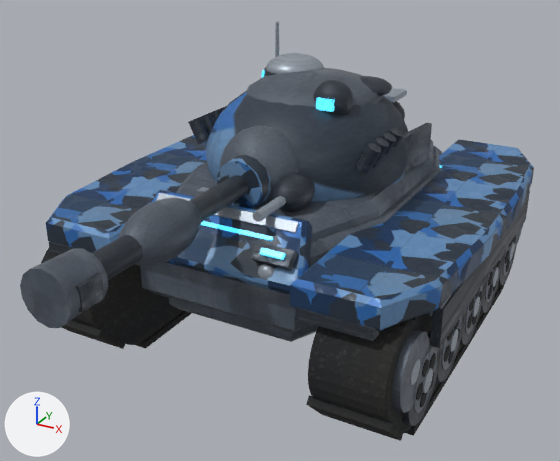
Before and after pictures for a commit that changed the glTF model public/assets/units/sabre-medium-tank.glb.
One viewpoint serves both versions: a 50 mm camera at (4.49, -8.98, 5.5) aimed at (0.11, -1.03, 1.52). The lights are fixed; the arrows at lower left show +X, +Y and +Z. The first picture is the older version. Where no turn or scale is listed for an object, it has been applied to the vertices. Vertices at exactly the same position are counted once.

In view in the first picture: 'bow_glow', 'fender', 'suspension_beam', 'track_belt', 'wheel_hub_0', 'wheel_rim_0'.
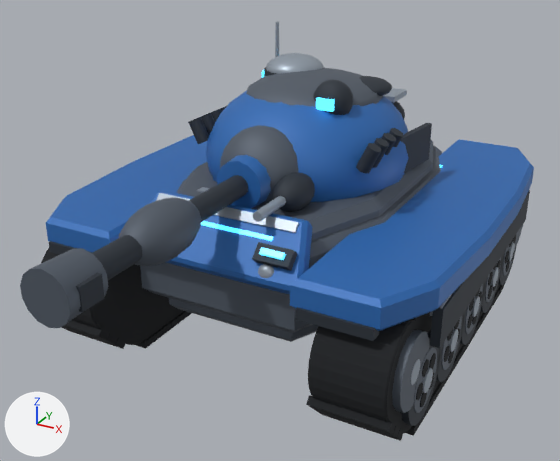
Pixel boxes [x1, y1, x2, y2] of what changed, in the pictures (560 x 461 px):
```json
{"object": "fender", "change": "surface changed", "before": [46, 91, 534, 331], "after": [46, 91, 534, 331]}
{"object": "bow_glow", "change": "surface changed", "before": [201, 70, 443, 260], "after": [201, 70, 443, 260]}
```

Scene script edits in JSON lines:
```json
{"block": "mat_teamcamo", "change": "nodes: BsdfPrincipled, Mapping x2, Math, OutputMaterial, SeparateColor, TexImage x2, UVMap x2"}
{"block": "mat_teamcamo", "change": "uses the picture img_image_5"}
{"block": "mat_teamcamo", "change": "uses the picture img_image_6"}
{"block": "mat_teamcamo", "change": "nodes: BsdfPrincipled, OutputMaterial"}
{"block": "mat_teamcamo", "change": "colours: blue #2b6bb5"}
{"block": "me_mesh_4", "where": "me_mesh_4.from_pydata(...)  # 396 vertices, 724 faces; spans x -4.56..0.76, y -2.76..2.88, z -0.24..1.72"}
{"block": "me_mesh_4", "where": "# used by ob_fender; location = (1.9, 0.0, 1.56)"}
{"block": "me_mesh_4", "change": "me_mesh_4 part 1: texture (UV) coordinates changed"}
{"block": "me_mesh_5", "where": "me_mesh_5.from_pydata(...)  # 148 vertices, 240 faces; spans x -1.42..1.42, y -0.28..4.79, z -0.89..1.22"}
{"block": "me_mesh_5", "where": "# used by ob_bow_glow; location = (0.0, -2.25, 2.0)"}
{"block": "me_mesh_5", "change": "me_mesh_5 part 2: texture (UV) coordinates changed"}
```
